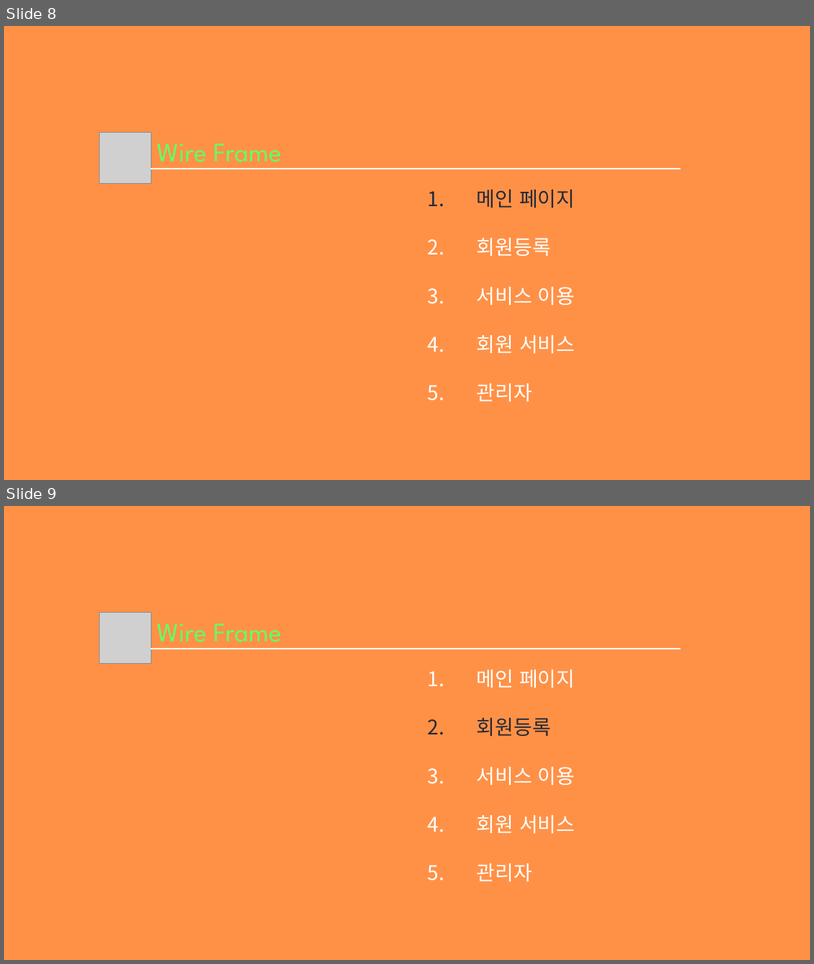
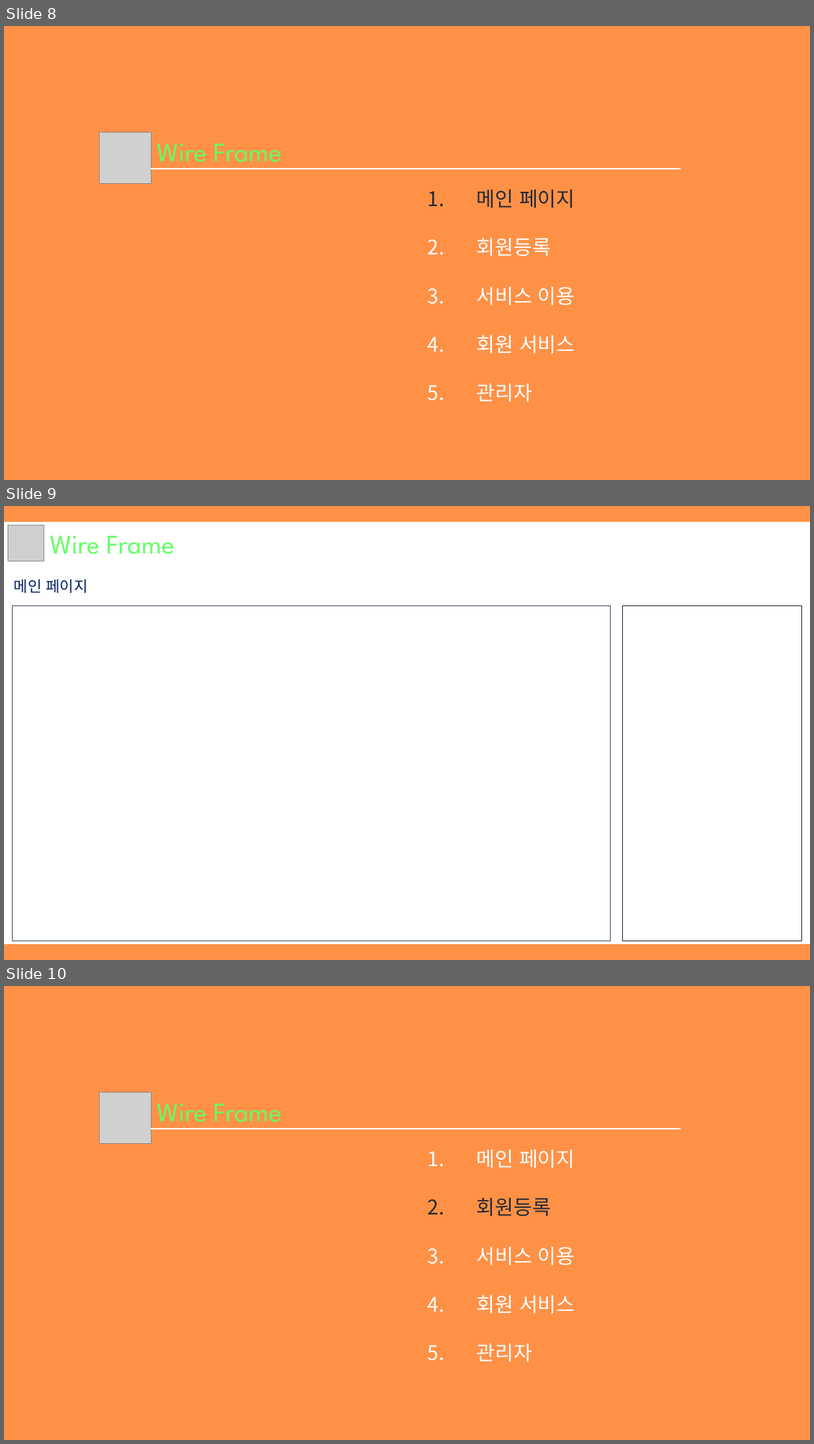
Before and after one commit to hhsw07/ezen-academy-projects, a slide deck: WebContent/jhk/document/3조 원데이클래스.pptx. Shown one above the other, each under a label of ours: slides 8 and 9 before the commit, slides 8, 9 and 10 after it. The pictures are 814x964 and 814x1444 pixels, drawn with LibreOffice and Linux fonts; fonts in the diff are those of the drawing; grey boxes stand for pictures. Boxes give left, top, right and bottom in pixels: in the first picture for what was removed or moved away, otherwise in the second. Text is boxed around its words. In the diff, an @@ line names an element or a change of style, - is before the commit and + after.

```diff
--- a/WebContent/jhk/document/3조 원데이클래스.pptx
+++ b/WebContent/jhk/document/3조 원데이클래스.pptx
@@ slide 9 added at bbox=[4, 506, 810, 960], background #FF9147 @@
@@ rectangle added at bbox=[4, 522, 810, 943], fill #FFFFFF, outline #FFFFFF 1 pt @@
@@ picture added at bbox=[8, 525, 44, 561] @@
@@ text added at bbox=[50, 536, 175, 554], 32 pt, text #66FF66 @@
+Wire Frame
@@ text added at bbox=[14, 579, 88, 593], 18 pt, text #002060 @@
+메인 페이지
@@ rectangle added at bbox=[13, 606, 611, 940], fill #FFFFFF, outline #44546A 1 pt @@
@@ rectangle added at bbox=[623, 606, 802, 940], fill #FFFFFF, outline #222A35 1 pt @@
@@ what was slide 9 is now slide 10 @@
```
